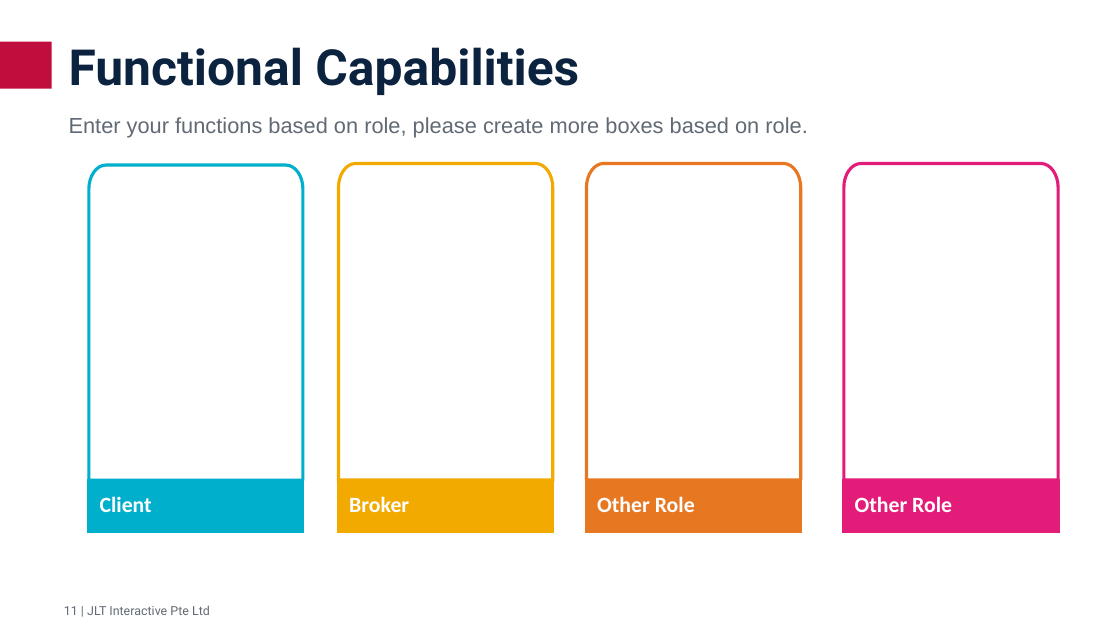
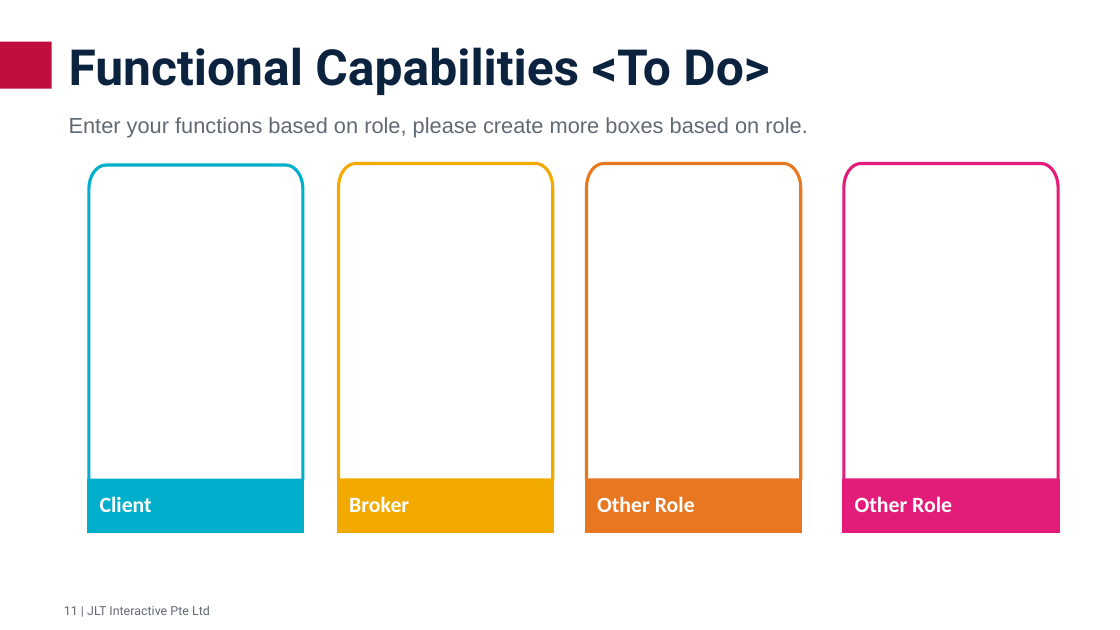
Before and after one commit to Prabhuduraik/Samples, a slide deck: slide 13 of JLTi_Sitecore-JLT Websites.ppt (slide 14 before the commit). Drawn at 1120x630 pixels with LibreOffice and Linux fonts; fonts in the diff are those of the drawing. Boxes give left, top, right and bottom in pixels: in the first picture for what was removed or moved away, otherwise in the second. Text is boxed around its words. In the diff, an @@ line names an element or a change of style, - is before the commit and + after.

```diff
--- a/JLTi_Sitecore-JLT Websites.ppt
+++ b/JLTi_Sitecore-JLT Websites.ppt
@@ title at [69, 47, 769, 95]: text changed @@
-Functional Capabilities
+Functional Capabilities <To Do>
```
Also in this commit, not shown: 5 other slides changed, 1 slide added, 2 slides removed, 1 other file.
